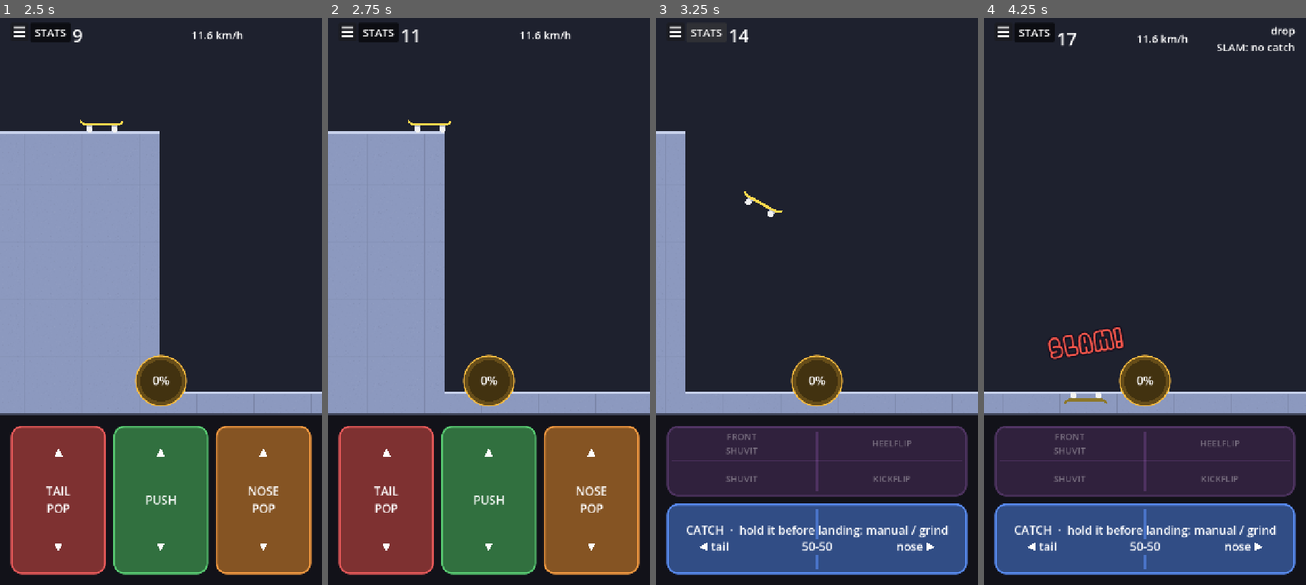
Above: before the commit, frames 1-4 (left to right).
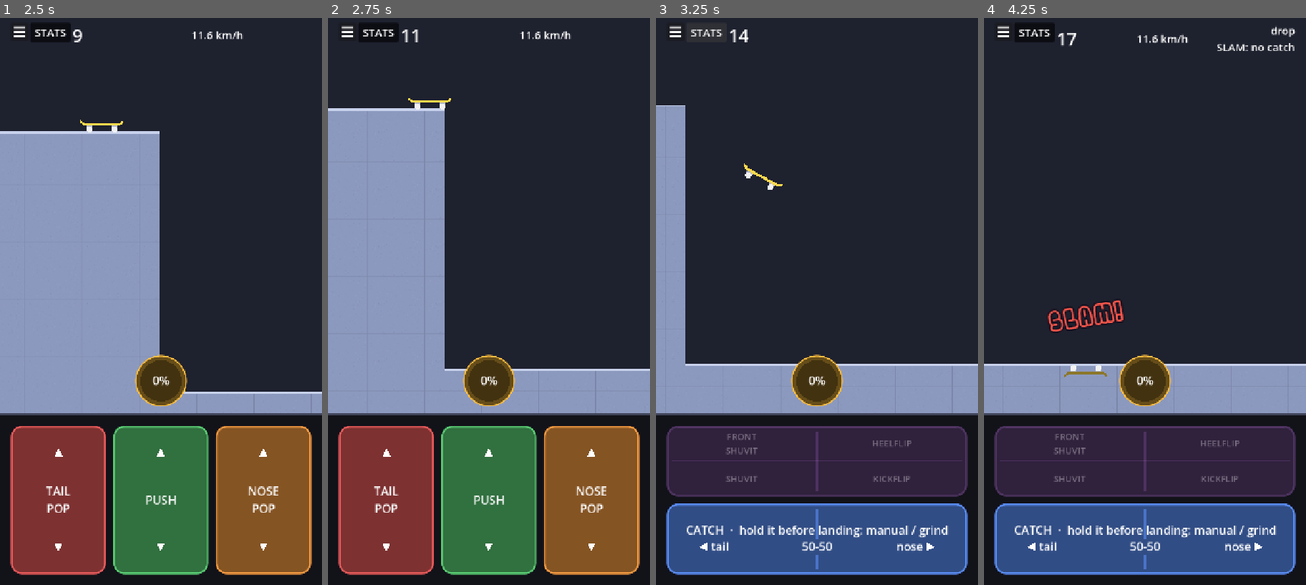
Above: after the commit, the same moments.

Repository: davidhernandeze/skatelike
Game: Godot game, scene res://scenes/menu.tscn
Same seed, same stepped clock (60 frames per second), same inputs: the game is played once before the commit and once after it.
Inputs:
- Up to frame 1 (2.5 s): click "Practice" at 0.5 s; click "Long jump" at 1.25 s; click "STATS" at 2 s
- Up to frame 2 (2.75 s): no input
- Up to frame 3 (3.25 s): click "STATS" at 2.75 s
- Up to frame 4 (4.25 s): click "STATS" at 3.5 s

Frame 1 is identical in both runs. In frame 2, 3.9% of the frame differs, in the area x 0-100%, y 14-67%; in frame 3, 4.7%; in frame 4, 5.6%, in the area x 0-100%, y 49-69%.

Commit message:
Vert challenge, max fall, following camera, crests keep momentum
- Vert: a tall near-vertical ramp after a slow uphill. A nollie keeps turning
  nose down to 120°, and a catch past 90° turns back slowly, so it can be
  timed to meet the wall.
- max_fall: landings harder than a drop of that height slam.
- The camera follows the ground up and down.
- Over a crest the board flies on with its momentum: small hops need no
  catch, bigger launches are caught, and the lip can be popped for a moment
  after leaving it.

Co-Authored-By: Claude Opus 5.5 <noreply@anthropic.com>

Diff:
--- a/scripts/levels.gd
+++ b/scripts/levels.gd
@@ -26,6 +26,7 @@
 ## `checkpoints = false` turns checkpoints off (slams restart the level).
 ## `challenge = true` lists the level under Challenges (with its best progress) instead
 ## of Practice.
+## `max_fall = px` sets the hardest landing (Runner.max_fall; 0 = no limit).
 ## `random` adds that many randomly generated platforms afterwards.
 ## A flat goal platform with the finish flag always follows the last obstacle.
 
@@ -60,7 +61,7 @@
 			segments = [Vector2(500, 80), Vector2(500, 120), Vector2(600, 160)]},
 	# Two screen-high drops (~1.1 s of air from a full pop) for catch + late flip,
 	# with pop steps climbing back up between them.
-	{id = "long_jump", name = "Long jump", start_y = 0.3, segments = [
+	{id = "long_jump", name = "Long jump", start_y = 0.3, max_fall = 900, segments = [
 		Vector2(800, 580),
 		Vector2(400, -110), Vector2(400, -110), Vector2(400, -110), Vector2(400, -110), Vector2(400, -110),
 		Vector2(800, 550),
@@ -194,6 +195,29 @@
 		Vector3(1600, 0, -260),
 		{width = 700, gap = 300, mark = "b7"},
 		Vector2(500, 0),
+	]},
+	# Experimental: a vert ramp to drop into. An uphill bleeds the speed off, so the
+	# board leaves the coping almost without horizontal speed and falls along a
+	# near-vertical wall (rolling on just launches off it). A nollie keeps turning nose
+	# down up to nollie_spin_cap while the wall is still below; once a board passes 90°
+	# the catch turns it back slowly (catch_slow_turn), so the catch is timed for it to
+	# meet the wall's angle as it touches down. Then out of the pipe onto the far deck.
+	{id = "vert", name = "Vert", start_y = 0.43, checkpoints = false, challenge = true, segments = [
+		Vector2(300, 0),
+		Vector3(350, 0, -55),
+		{width = 3400 / tan(deg_to_rad(85.0)), rise = 3400, mark = "vert"},
+		Vector3(40, 0, 40 * tan(deg_to_rad(65.0))),
+		Vector3(50, 0, 50 * tan(deg_to_rad(45.0))),
+		Vector3(60, 0, 60 * tan(deg_to_rad(25.0))),
+		Vector3(70, 0, 70 * tan(deg_to_rad(5.0))),
+		Vector2(200, 0),
+		Vector3(70, 0, -70 * tan(deg_to_rad(5.0))),
+		Vector3(60, 0, -60 * tan(deg_to_rad(25.0))),
+		Vector3(50, 0, -50 * tan(deg_to_rad(45.0))),
+		Vector3(200, 0, -200 * tan(deg_to_rad(60.0))),
+		Vector3(30, 0, -30 * tan(deg_to_rad(40.0))),
+		Vector3(30, 0, -30 * tan(deg_to_rad(20.0))),
+		Vector2(600, 0),
 	]},
 ]
 
--- a/scripts/main.gd
+++ b/scripts/main.gd
@@ -133,7 +133,7 @@
 
 
 func _update_layout() -> void:
-	control_panel.set_layout(runner._in_trick, runner.is_balancing())
+	control_panel.set_layout(runner.is_airborne(), runner.is_balancing())
 
 
 func _exit_tree() -> void:
--- a/scripts/runner.gd
+++ b/scripts/runner.gd
@@ -91,6 +91,14 @@
 ## Tail pop lifts the nose (anticlockwise), nose pop lifts the tail.
 @export var jump_spin := 3.5
 @export var spin_damping := 4.0
+## A nollie's spin doesn't decay: the nose keeps going down until this angle (deg) or
+## the catch. Enough to turn the board to a near-vertical wall and past it.
+@export var nollie_spin_cap := 120.0
+## A board that turned past this angle (deg, either way) is caught back slowly: the
+## catch turns it all the way back at catch_slow_turn (deg/s) instead of snapping, so
+## it can be timed to meet a steep wall.
+@export var catch_slow_after := 90.0
+@export var catch_slow_turn := 180.0
 ## How fast the board settles to the ground angle after landing.
 @export var land_settle := 18.0
 
@@ -105,6 +113,15 @@
 @export var drop_ref_speed := 3.3
 ## Clamp for the speed factor.
 @export var drop_factor_range := Vector2(0.5, 2.0)
+## Over a crest (a ramp going flat, the top of a hill) the board keeps its momentum and
+## flies on if that would lift it at least this high (px): (v sin(bend))² / 2g.
+@export var launch_min := 6.0
+## Launches up to this high (px) are hops: no catch needed, the board levels itself and
+## a manual carries on over them. Higher ones are caught like a roll-off.
+@export var hop_max := 40.0
+## After flying off a crest the lip can still be popped for this long (s): the pop adds
+## to the launch.
+@export var lip_pop_time := 0.12
 
 @export_group("Physics")
 ## Rolling follows dv/dt = (F_push(t) - c_r m g cos(a) - c_d v^2) / m + g sin(a), with
@@ -166,6 +183,12 @@
 ## Joints bending uphill by more than this are too steep to ride (wall); bending
 ## downhill by more than this launches the board (deg).
 @export var max_transition := 25.0
+## The view follows the ground under the board up and down, keeping it between these
+## fractions of the play area's height (normal levels stay inside: the view stays put).
+@export var camera_band := Vector2(0.25, 0.88)
+## The board stays at least this fraction of the height below the top of the view.
+@export var camera_top_margin := 0.06
+@export var camera_follow := 8.0
 ## A surface this far above the board bottom at its nose counts as a wall (px).
 @export var wall_tolerance := 12.0
 
@@ -217,6 +240,10 @@
 @export var land_tolerance := 15.0
 ## Length of the slam animation before game over (s).
 @export var slam_duration := 0.8
+## Hardest landing the legs take, as a fall height (px): only the speed into the
+## surface counts, so dropping onto a steep ramp is fine where the same drop to flat
+## ground slams. 0 = no limit. A level can set its own (`max_fall`).
+@export var max_fall := 550.0
 @export_group("")
 
 @export var player_color := Color(1.0, 0.85, 0.3)
@@ -234,6 +261,8 @@
 const WHEEL_R := 7.0
 
 var _area := Vector2.ZERO
+## Top of the view in this node's coordinates (the node is moved up by it).
+var _cam := 0.0
 var _started := false
 var _dead := false
 var _cleared := false
@@ -300,6 +329,14 @@
 var _popped := false
 ## That pop was off the nose (nollie).
 var _pop_nose := false
+## The free spin is a nollie's: undamped, capped at nollie_spin_cap.
+var _nollie_spin := false
+## The board turned past catch_slow_after in this trick.
+var _past_vertical := false
+## The current trick is a hop over a crest (see hop_max).
+var _hop := false
+## Time left to pop off the lip just flown off (s).
+var _lip_t := 0.0
 ## Slam animation progress in seconds; negative when not slamming.
 var _slam_t := -1.0
 
@@ -349,6 +386,7 @@
 			segment = Vector3(segment.x, segment.y, 0.0)
 		_segments.append(segment)
 	_random_left = level.get("random", 0)
+	max_fall = level.get("max_fall", max_fall)
 
 
 func setup(area: Vector2) -> void:
@@ -371,7 +409,11 @@
 
 
 func can_pop() -> bool:
-	return not _dead and (_grounded or _rail != null) and not _in_trick and not is_pushing()
+	if _dead or is_pushing():
+		return false
+	if _lip_t > 0.0 and not _popped and _catches == 0:
+		return true  # Just off a lip: still in time to pop it.
+	return (_grounded or _rail != null) and not _in_trick
 
 
 func is_pushing() -> bool:
@@ -389,6 +431,11 @@
 
 func is_grounded() -> bool:
 	return _grounded
+
+
+## In the air for the air pads: hops and the moment off a lip still count as riding.
+func is_airborne() -> bool:
+	return _airborne
 
 
 ## How far along the level the board is, 0..1 (approximate).
@@ -453,13 +500,16 @@
 	if not can_pop():
 		return
 	var power := lerpf(min_pop, 1.0, _unit(strength))
-	_take_off()
+	if _grounded or _rail != null:
+		_take_off()
+	_lip_t = 0.0
 	_velocity_y -= jump_velocity * power
 	_from_rail = _rail != null
 	_grounded = false
 	_start_trick(0.0 if contrary else jump_spin * power * (1.0 if nose else -1.0))
 	_popped = not contrary
 	_pop_nose = nose
+	_nollie_spin = nose and not contrary
 	popped.emit(nose, power)
 	_update_airborne()
 
@@ -668,18 +718,46 @@
 			if _board_trick_left <= 0.0:
 				_slam(_board_trick + " not caught")
 				return
+		_lip_t -= delta
 		_step_hold(delta)
 		_step_air(delta)
 	if _dead:
 		return
 	_update_airborne()
 	_step_rotation(delta)
+	_follow_ground(delta)
 	var sliding := _rail != null and _rail.ledge and not _fifty
 	_slide = move_toward(_slide, 1.0 if sliding else 0.0, delta / slide_swing_time)
 	if _grounded and not _in_trick and _pos.x >= _goal_x:
 		_cleared = true
 		level_cleared.emit()
 	queue_redraw()
+
+
+## Moves the view so the floor under the board stays inside camera_band (e.g. down a
+## tall ramp), and the board below the top margin. When that floor is far below the
+## board (falling along a tall wall), the board is kept nearer the middle instead.
+## Over a pit there's nothing to follow: a board falling in leaves the view and dies.
+func _follow_ground(delta: float) -> void:
+	var target := _cam
+	var below := _seg_at(_pos.x)
+	var ground := INF
+	if below != null:
+		ground = below.y_at(_pos.x)
+		var framed := ground
+		if _grounded:
+			# Look ahead along the ground, so a fast ride down a tall ramp stays in view.
+			var ahead := _seg_at(_pos.x + _speed * 0.3)
+			if ahead != null:
+				framed = maxf(ground, ahead.y_at(_pos.x + _speed * 0.3))
+		target = clampf(_cam, framed - _area.y * camera_band.y, ground - _area.y * camera_band.x)
+		if ground - _pos.y > _area.y * 0.65:
+			target = minf(target, _pos.y - _area.y * camera_band.x)  # Board not near the top.
+	_cam = lerpf(_cam, target, 1.0 - exp(-camera_follow * delta))
+	if is_finite(ground) and (_grounded or _rail != null):
+		_cam = maxf(_cam, ground - _area.y * 0.95)  # Riding down fast: keep up with it.
+	_cam = minf(_cam, _pos.y - _area.y * camera_top_margin)
+	position.y = -_cam
 
 
 ## Integrates the speed along the surface for one frame (see the Physics group).
@@ -725,6 +803,8 @@
 	# Hand over to the next surface once the back wheel rolls past the end of this one.
 	while _pos.x - w > _support.x1:
 		var next := _continuation(_support)
+		if next != null and _over_crest(next):
+			return
 		if next == null:
 			if _support.next == null and not _support.ledge:
 				break  # End of generated floor (never reached in play).
@@ -758,18 +838,55 @@
 
 
 func _leave_ground() -> void:
+	var lip := _support.next != null and _joint(_support, _support.next) == &"launch"
 	if is_pushing():
-		_slam("pushing")
-		return
+		if not lip:
+			_slam("pushing")
+			return
+		_stop_pushing()
 	if _support.ledge:
 		_drop_off()  # Off the end of a platform: no catch needed.
 		return
 	# Off a floor ledge: the nose tips down and the board has to be caught.
+	_roll_off()
+	if lip:
+		_lip_t = lip_pop_time
+
+
+## Nose tips down off the edge: the board has to be caught.
+func _roll_off() -> void:
 	_grounded = false
 	_take_off()
 	var factor := clampf(drop_ref_speed * pixels_per_meter / _speed, drop_factor_range.x, drop_factor_range.y)
 	_start_trick(drop_spin * factor)
 	dropped.emit()
+
+
+## The back wheel is passing a crest onto `next` (a smooth joint): flies on if the speed
+## across `next` lifts the board launch_min (hop_max during a manual, which rides over
+## hops). Returns whether it took off.
+func _over_crest(next: Seg) -> bool:
+	var bend := next.angle() - _support.angle()
+	if bend <= 0.0:
+		return false
+	var across := _speed * sin(bend)
+	var height := across * across / (2.0 * gravity)
+	if height < (hop_max if is_balancing() else launch_min):
+		return false
+	_stop_pushing()
+	_ground_angle = _support.angle()
+	if height <= hop_max:
+		_drop_off()
+		_hop = true
+	else:
+		_roll_off()
+	_lip_t = lip_pop_time
+	return true
+
+
+func _stop_pushing() -> void:
+	_push_left = 0.0
+	_push_queue.clear()
 
 
 func _step_grind() -> void:
@@ -830,8 +947,8 @@
 	var prev_y := _pos.y
 	_velocity_y += gravity * delta
 	_pos.y += _velocity_y * delta
-	if _pos.y > _area.y:
-		_die()
+	if _pos.y > _cam + _area.y:
+		_die()  # Fell out of view: there was no ground under it to follow.
 		return
 	if _velocity_y >= 0.0 and _catches == 2:
 		# Rails and platform edges only hold a board with the balance ready, at its middle.
@@ -887,6 +1004,18 @@
 	_speed *= cos(_ground_angle)
 
 
+## Slams if touching down on `surface` now would be harder than a max_fall drop.
+func _too_hard(surface: Seg) -> bool:
+	if max_fall <= 0.0:
+		return false
+	var a := surface.angle()
+	var into := maxf(_velocity_y * cos(a) - _speed * sin(a), 0.0)  # Speed into the surface.
+	if into * into <= 2.0 * gravity * max_fall:
+		return false
+	_slam("fell too far")
+	return true
+
+
 ## Touching down on `surface`: keeps the velocity's component along it as the new
 ## speed; the part into the surface is absorbed by the legs.
 func _touch_down(surface: Seg) -> void:
@@ -916,29 +1045,36 @@
 	_board_trick = &""
 	_board_trick_done = &""
 	_grounded = false
+	_nollie_spin = false
+	_past_vertical = false
+	_hop = false
 	_set_balance(0.0)
 	_angular_velocity = spin
 
 
 func _update_airborne() -> void:
-	if _in_trick != _airborne:
-		_airborne = _in_trick
+	var airborne := _in_trick and not _hop and _lip_t <= 0.0
+	if airborne != _airborne:
+		_airborne = airborne
 		airborne_changed.emit(_airborne)
 
 
 func _land(on: Seg) -> void:
 	if on.stairs > 0:
 		_slam("landed on the stairs")
+		return
+	if _too_hard(on):
 		return
 	_touch_down(on)
 	_grounded = true
 	_support = on
 	_ground_angle = on.angle()
 	_pos.y = on.y_at(_pos.x)
-	var was_trick := _in_trick
+	var was_trick := _in_trick and not (_hop and _catches == 0)
 	_in_trick = false
 	_locked = false
 	_from_rail = false
+	_lip_t = 0.0
 	if not was_trick:
 		landed.emit("roll")
 		return
@@ -972,6 +1108,8 @@
 
 ## Locks onto a rail or platform edge with the balance ready: like landing a manual on it.
 func _start_grind(rail: Seg) -> void:
+	if _too_hard(rail):
+		return
 	_touch_down(rail)
 	_ground_angle = rail.angle()
 	_pos.y = rail.y_at(_pos.x)
@@ -1011,10 +1149,17 @@
 		var target := _ground_angle + _balance_tilt  # The angle it touched down at.
 		_angle = lerpf(_angle, target, 1.0 - exp(-land_settle * delta))
 	elif _locked:
-		_angle = lerpf(_angle, _lock_angle, 1.0 - exp(-lock_snap * delta))
+		if _past_vertical:
+			_angle = move_toward(_angle, _lock_angle, deg_to_rad(catch_slow_turn) * delta)
+		else:
+			_angle = lerpf(_angle, _lock_angle, 1.0 - exp(-lock_snap * delta))
+	elif _nollie_spin:
+		_angle = minf(_angle + _angular_velocity * delta, deg_to_rad(nollie_spin_cap))
 	else:
 		_angle += _angular_velocity * delta
 		_angular_velocity *= exp(-spin_damping * delta)
+	if not _grounded and _rail == null and absf(_angle) > deg_to_rad(catch_slow_after):
+		_past_vertical = true
 
 
 ## Maps a pad offset (-1..1) to 0..1.
@@ -1273,7 +1418,7 @@
 
 func _draw() -> void:
 	for s in _segs:
-		var bottom := maxf(_area.y, maxf(s.y0, s.y1) + 1.0)
+		var bottom := maxf(_cam + _area.y, maxf(s.y0, s.y1) + 1.0)
 		var points := _surface_line(s)
 		points.append_array([Vector2(s.x1, bottom), Vector2(s.x0, bottom)])
 		# UVs in world space (scrolled by distance travelled) so the texture moves with the ground.
